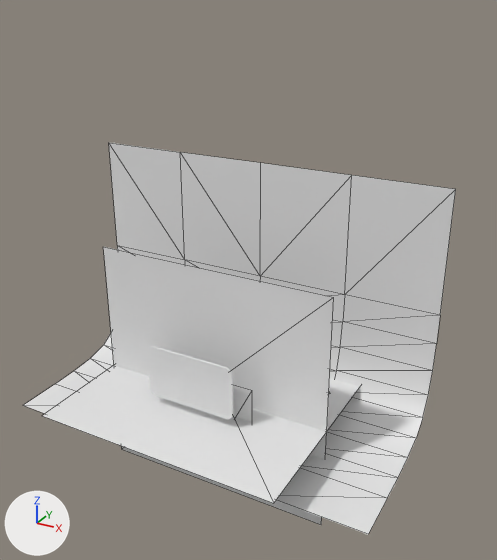
Before and after pictures for a commit that changed the glTF model src/assets/cst.glb.
One viewpoint serves both versions: a 50 mm camera at (12.7, -22.2, 15.4) aimed at (1.0, -0.8, 4.7). Arrows for +X, +Y and +Z are at lower left; the lights stay in place. The picture after the commit comes second. Mesh edges are drawn as thin lines on the coarser meshes. Where no turn or scale is listed for an object, it has been applied to the vertices. Vertices at exactly the same position are counted once.

The scene before the commit, as lines of its bpy script (objects in view):
```python
me_plane_006 = bpy.data.meshes.new('Plane.006')
me_plane_006.from_pydata([(-5.0, 0.0, -5.0), (5.0, 0.0, -5.0), (-5.0, 0.0, 5.0), (5.0, 0.0, 5.0)], [], [(0, 1, 3), (0, 3, 2)])
me_plane_009 = bpy.data.meshes.new('Plane.009')
me_plane_009.from_pydata(...)  # 55 vertices, 80 faces; spans x -7.8..7.8, y -2.9..4.1, z -1.8..8.1
# before: 27 (7.8, 4.1, 8.1) at pixel (455, 189), 28 (3.9, 4.1, 8.1) at pixel (351, 175), 29 (0.0, 4.1, 8.1) at pixel (260, 162), 48 (-7.8, 4.1, 8.1) at pixel (108, 142), 49 (-3.9, 4.1, 8.1) at pixel (180, 152)
me_plane_012 = bpy.data.meshes.new('Plane.012')
me_plane_012.from_pydata(...)  # 96 vertices, 158 faces; spans x -1.88..1.88, y 0.0..0.07, z -1.1..1.1
ob_bgcurve = bpy.data.objects.new('BgCurve', me_plane_009)
ob_bgcurve.location = (0.0, -2.14, 0.43)
ob_ipad = bpy.data.objects.new('iPad', me_plane_012)
ob_ipad.location = (0.0, -3.71, 1.4)
ob_smokeover = bpy.data.objects.new('SmokeOver', me_plane_006)
ob_smokeover.location = (0.0, -2.14, 0.43)
# also in view: 'SmokeFloor' at (0.0, -1.5, -0.1)
```
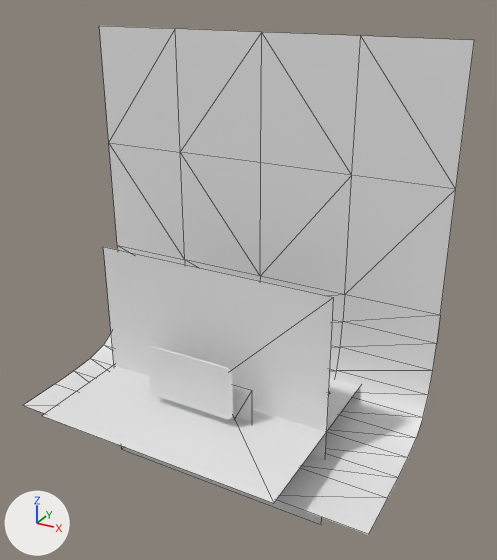
Commit message: feat: update CST model asset in assets directory

Boxes (x1, y1, x2, y2) around the edits, measured in the pictures (497 x 560 px):
'BgCurve', reshaped (30% taller)
    before: (23, 143, 456, 534)
    after: (23, 26, 474, 534)
part 1 of me_plane_009, added
    after: (99, 26, 474, 189)

What changed in the scene script:
```text
Change me_plane_009:
    used by ob_bgcurve; location = (0.0, -2.14, 0.43)
    verts and faces of me_plane_009; kept vertices keep their numbers, new ones are numbered from 55
    remove me_plane_009.from_pydata(...)  # 55 vertices, 80 faces; spans x -7.8..7.8, y -2.9..4.1, z -1.8..8.1
    add me_plane_009.from_pydata(...)  # 60 vertices, 88 faces; spans x -7.8..7.8, y -2.9..4.1, z -1.8..13.1
    me_plane_009 part 1
    add for new, old in zip([*range(55, 60)], [27, 28, 29, 48, 49]): verts[new] = verts[old] + (0.0, 0.0, 5.0)
    add faces += [(28, 57, 29), (28, 56, 57), (27, 56, 28), (27, 55, 56), (49, 57, 59), (29, 57, 49)]
    add faces += [(48, 59, 58), (48, 49, 59)]
```
